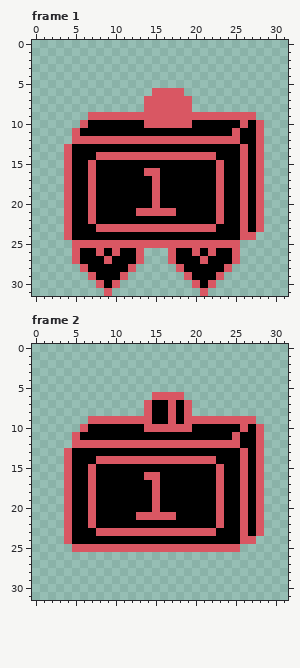
Two states of a pixel-art file, Assets/Arts/GGJ Arts/Enemy/Ward-move.aseprite. Above is the file before it was changed.
32x32 pixels, 2 frames. Shown: frame 1, frame 2.
And afterwards:
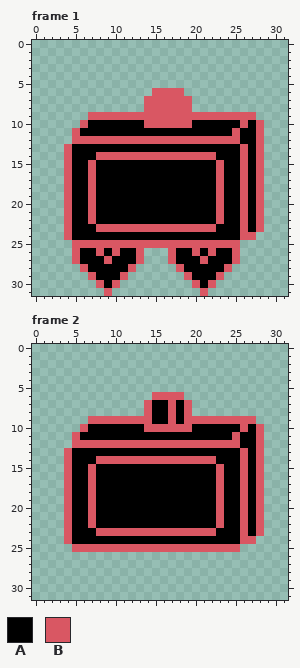
Palette (. is transparent): A #000000  B #d95763
What changed:
{"where": "frame 1, layer \"Layer 1\""}
{"frame":1,"y":16,"x":14,"old":"BB","new":"AA"}
{"frame":1,"y":17,"x":15,"old":"B","new":"A"}
{"frame":1,"y":18,"x":15,"old":"B","new":"A"}
{"frame":1,"y":19,"x":15,"old":"B","new":"A"}
{"frame":1,"y":20,"x":15,"old":"B","new":"A"}
{"frame":1,"y":21,"x":13,"old":"BBBBB","new":"AAAAA"}
{"where": "frame 2, layer \"Layer 1\""}
{"frame":2,"y":16,"x":14,"old":"BB","new":"AA"}
{"frame":2,"y":17,"x":15,"old":"B","new":"A"}
{"frame":2,"y":18,"x":15,"old":"B","new":"A"}
{"frame":2,"y":19,"x":15,"old":"B","new":"A"}
{"frame":2,"y":20,"x":15,"old":"B","new":"A"}
{"frame":2,"y":21,"x":13,"old":"BBBBB","new":"AAAAA"}
